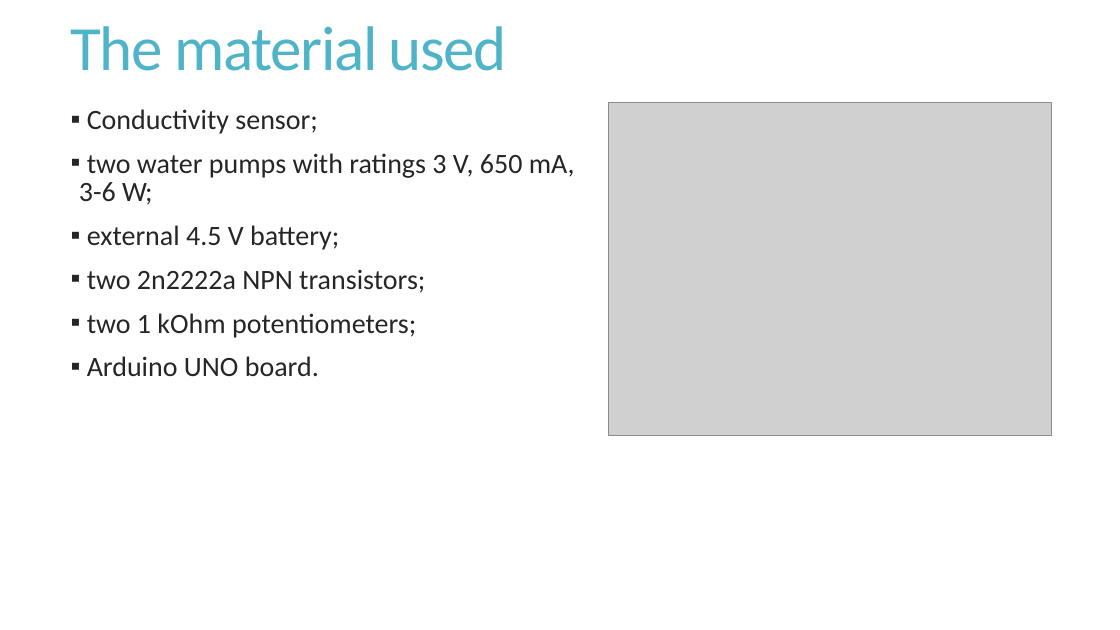
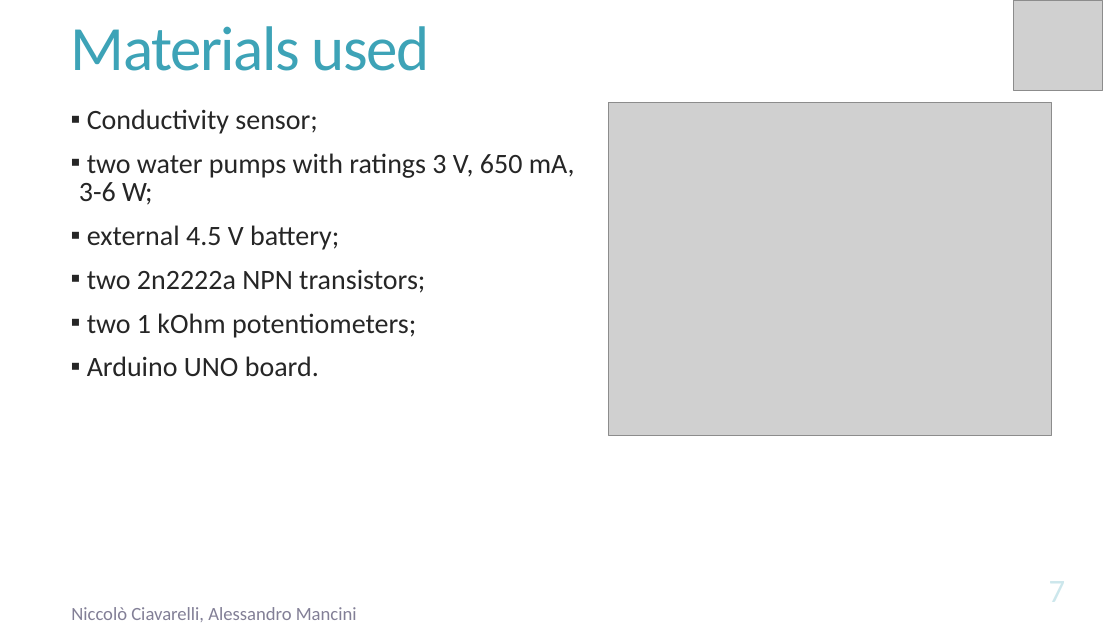
Before and after one commit to ciavanick/ArtificialPancreas, a slide deck: slide 7 of Presentation.pptx. Drawn at 1120x630 pixels with LibreOffice and Linux fonts; fonts in the diff are those of the drawing; grey boxes stand for pictures. Boxes give left, top, right and bottom in pixels: in the first picture for what was removed or moved away, otherwise in the second. Text is boxed around its words. In the diff, an @@ line names an element or a change of style, - is before the commit and + after.

```diff
--- a/Presentation.pptx
+++ b/Presentation.pptx
@@ title at (71,26,430,71): text changed; text colour #50B4C8 to #3DA3B7 @@
-The material used
+Materials used
@@ picture added at (1013,1,1102,90) @@
@@ text added at (71,607,357,622), 16 pt, text #635F7C at 80% opacity @@
+Niccolò Ciavarelli, Alessandro Mancini
```
Also in this commit, not shown: 10 other slides changed, 5 slides added, 2 other files.
